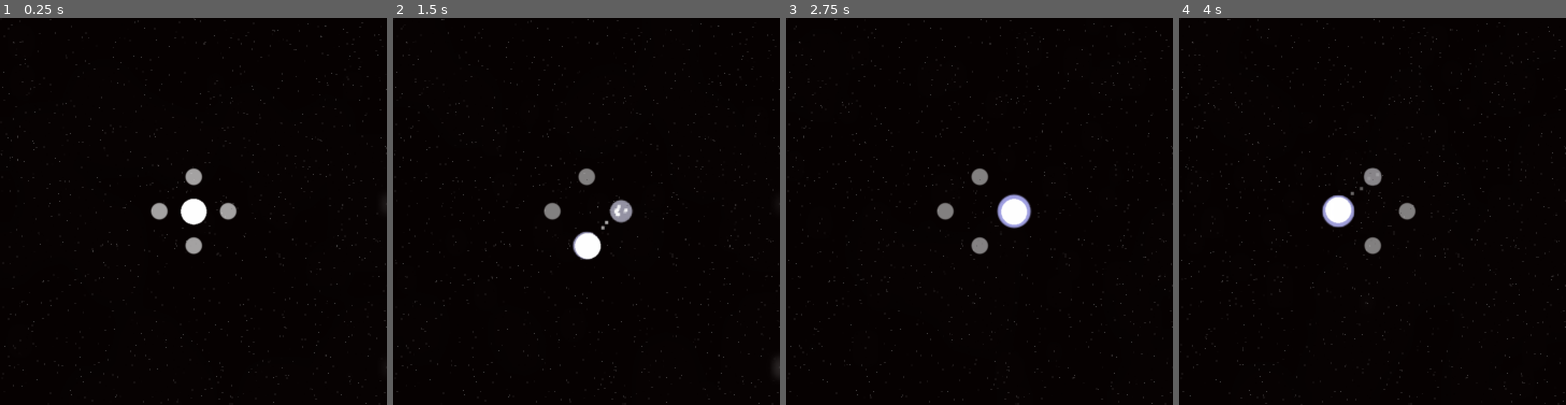
Above: before the commit, frames 1-4 (left to right).
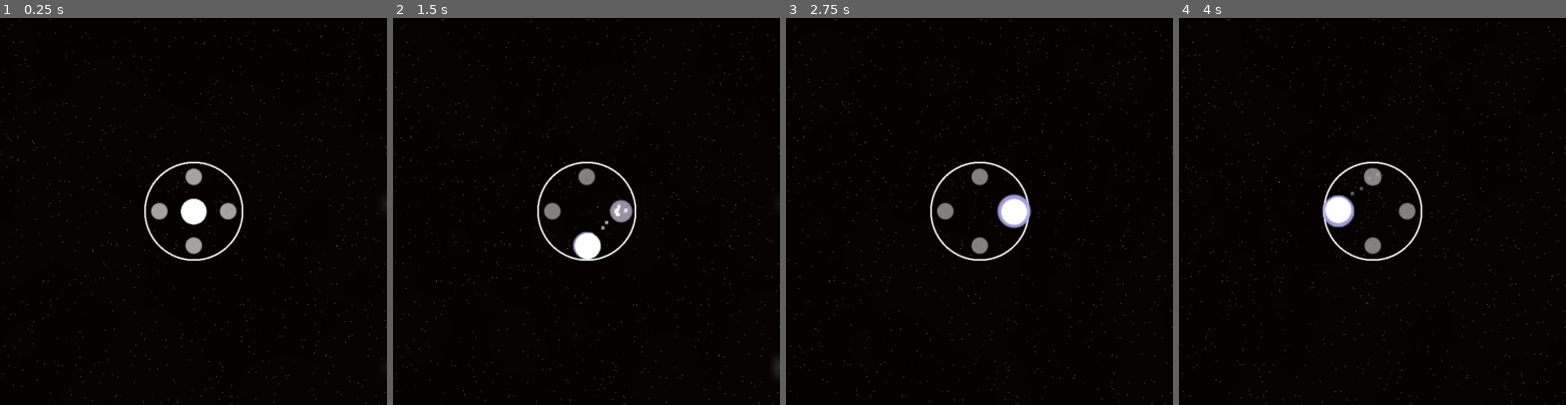
Above: after the commit, the same moments.

Repository: SeriousMapper/orb_seq2.0
Game: Godot game, scene res://scenes/game.tscn
Two runs of this game, one before a commit and one after it. Both use one fixed random seed, a clock stepped at 60 frames per second and the inputs below. Sound files missing from this copy of the repository are replaced by a short silence.
Inputs (mouse positions are in pixels of both pictures, inside the frame that each line leads up to):
- Up to frame 1 (0.25 s): no input
- Up to frame 2 (1.5 s): move the mouse to (671, 192) at 0.52 s; hold Right (RIGHT) 0.53-1.28 s; click (671, 192) at 0.67 s; move the mouse to (509, 230) at 1.27 s; hold Down (DOWN) from 1.28 s (still down)
- Up to frame 3 (2.75 s): move the mouse to (1018, 126) at 2.02 s; release Down (DOWN) at 2.03 s; hold Right (RIGHT) from 2.03 s (still down)
- Up to frame 4 (4 s): move the mouse to (1353, 288) at 2.77 s; release Right (RIGHT) at 2.78 s; hold Up (UP) 2.78-3.53 s; click (1353, 288) at 2.92 s; move the mouse to (1488, 269) at 3.52 s; hold Left (LEFT) from 3.53 s (still down)

The runs differ from the first frame. In frame 1, 0.5% of the frame differs, in the area x 37-64%, y 36-63%; in frame 2, 0.5%; in frame 3, 0.5%; in frame 4, 0.5%.

Commit message:
added circle spectrum analyzer

Diff:
--- a/entities/spectrum/spectrum.gd
+++ b/entities/spectrum/spectrum.gd
@@ -6,24 +6,38 @@
 # var b = "text"
 var spectrum
 onready var tween = $Tween
+onready var tween2 = $Tween2
 var direction = true
+var quarter_speed = 0.6
+var eighth_speed = 0.4
+var sixt_speed = 0.2
+var spec_id
 
 # Called when the node enters the scene tree for the first time.
 func _ready():
-	$Sprite.modulate = Color("#ffffff")
-
+	spec_id = Globals.spec_num
+	Globals.spec_num += 1
+	spec_id = spec_id % 3
 
 
 func _process(delta):
 	pass
 
 func _on_track_quarter_note():
+	#expand_circle((quarter_speed / spec_id) + 0.1)
+	if (spec_id == 0):
+		expand_circle(quarter_speed)
+	elif (spec_id == 1):
+		expand_circle(eighth_speed)
+	elif(spec_id == 2):
+		expand_circle(sixt_speed)
+
+func expand_circle(speed):
 	if (direction):
-		tween.interpolate_property($Sprite, "scale", Vector2(6, 6), Vector2(8, 8), 0.4, Tween.TRANS_SINE, Tween.EASE_IN_OUT)
+		tween.interpolate_property($Sprite, "scale", Vector2(0.1, 0.1), Vector2(0.15, 0.15), speed, Tween.TRANS_SINE, Tween.EASE_IN_OUT)
 		tween.start()
 		direction = !direction
-		print("hello")
 	else:
-		tween.interpolate_property($Sprite, "scale", Vector2(8, 8), Vector2(6, 6), 0.4, Tween.TRANS_SINE, Tween.EASE_IN_OUT)
+		tween.interpolate_property($Sprite, "scale", Vector2(0.15, 0.15), Vector2(0.1, 0.1), speed, Tween.TRANS_SINE, Tween.EASE_IN_OUT)
 		tween.start()
 		direction = !direction
--- a/entities/spectrum/spectrum.tscn
+++ b/entities/spectrum/spectrum.tscn
@@ -1,6 +1,6 @@
 [gd_scene load_steps=3 format=2]
 
-[ext_resource path="res://assets/svg/iconmonstr-circle-thin.svg" type="Texture" id=1]
+[ext_resource path="res://assets/png/white_circle.png" type="Texture" id=1]
 [ext_resource path="res://entities/spectrum/spectrum.gd" type="Script" id=2]
 
 [node name="spectrum" type="Node2D"]
@@ -8,7 +8,7 @@
 
 [node name="Sprite" type="Sprite" parent="."]
 use_parent_material = true
-scale = Vector2( 6, 6 )
+scale = Vector2( 0.1, 0.1 )
 texture = ExtResource( 1 )
 
 [node name="Tween" type="Tween" parent="."]
--- a/entities/track_controller/track.gd
+++ b/entities/track_controller/track.gd
@@ -14,6 +14,8 @@
 var spawn = [Vector2(0,-1), Vector2(1,0), Vector2(0,1), Vector2(-1,0)]
 var file_path = "res://tracks/track2.json"
 signal quarter_note
+var spec_index = 0
+var spec_time = 0
 
 
 var time_delay
@@ -59,7 +61,6 @@
 
 		if (mod_time % 100 == 0):
 			new_note.modulate = Globals.green
-			emit_signal("quarter_note")
 		elif (mod_time % 50 == 0):
 			new_note.modulate = Globals.blue
 		elif (mod_time % 25 == 0):
@@ -69,6 +70,14 @@
 		add_child(new_note)
 		note_index += 1
 
+	#for triggering spectrum analyzer on beat instead of ahead of beat
+	if spec_index < notes.size():
+		spec_time = notes[spec_index].time / secs_per_beat
+	if (spec_time < current_beat && spec_time > 0):
+		var mod_time = int(stepify(spec_time, 0.25) * 100)
+		if (mod_time % 100 == 0):
+			emit_signal("quarter_note")
+		spec_index += 1
 func get_beat():
 	pass
 
--- a/global/globals.gd
+++ b/global/globals.gd
@@ -5,6 +5,7 @@
 var green = Color("#15E500")
 var blue = Color("#1947EE")
 var yellow = Color("#FFE909")
+var spec_num = 2
 
 func _ready():
 	pass
--- a/scenes/game.tscn
+++ b/scenes/game.tscn
@@ -1,8 +1,9 @@
-[gd_scene load_steps=15 format=2]
+[gd_scene load_steps=16 format=2]
 
 [ext_resource path="res://tracks/track2.mp3" type="AudioStream" id=1]
 [ext_resource path="res://entities/controller/scripts/controller.gd" type="Script" id=2]
 [ext_resource path="res://entities/track_controller/track.gd" type="Script" id=3]
+[ext_resource path="res://entities/spectrum/spectrum.tscn" type="PackedScene" id=4]
 [ext_resource path="res://assets/shaders/pixel.gdshader" type="Shader" id=5]
 
 [sub_resource type="ShaderMaterial" id=3]
@@ -98,6 +99,12 @@
 position = Vector2( 180, 180 )
 script = ExtResource( 2 )
 
+[node name="spectrum" parent="controller" instance=ExtResource( 4 )]
+
+[node name="spectrum2" parent="controller" instance=ExtResource( 4 )]
+
+[node name="spectrum3" parent="controller" instance=ExtResource( 4 )]
+
 [node name="hit_boxes" type="Node2D" parent="controller"]
 
 [node name="player" type="MeshInstance2D" parent="controller"]
@@ -132,3 +139,7 @@
 anchor_right = 1.0
 anchor_bottom = 1.0
 color = Color( 0, 0, 0, 1 )
+
+[connection signal="quarter_note" from="controller/track" to="controller/spectrum" method="_on_track_quarter_note"]
+[connection signal="quarter_note" from="controller/track" to="controller/spectrum2" method="_on_track_quarter_note"]
+[connection signal="quarter_note" from="controller/track" to="controller/spectrum3" method="_on_track_quarter_note"]
Binary file added: assets/png/white_circle.png
